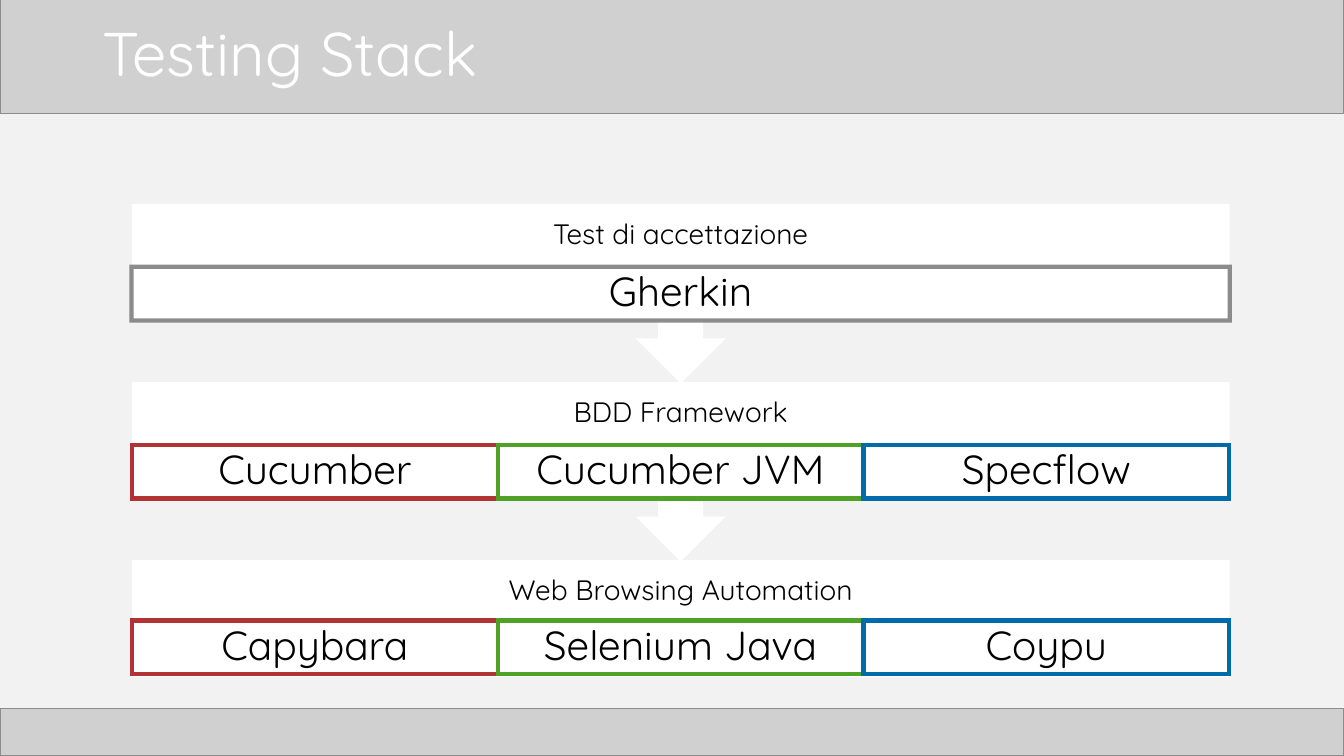
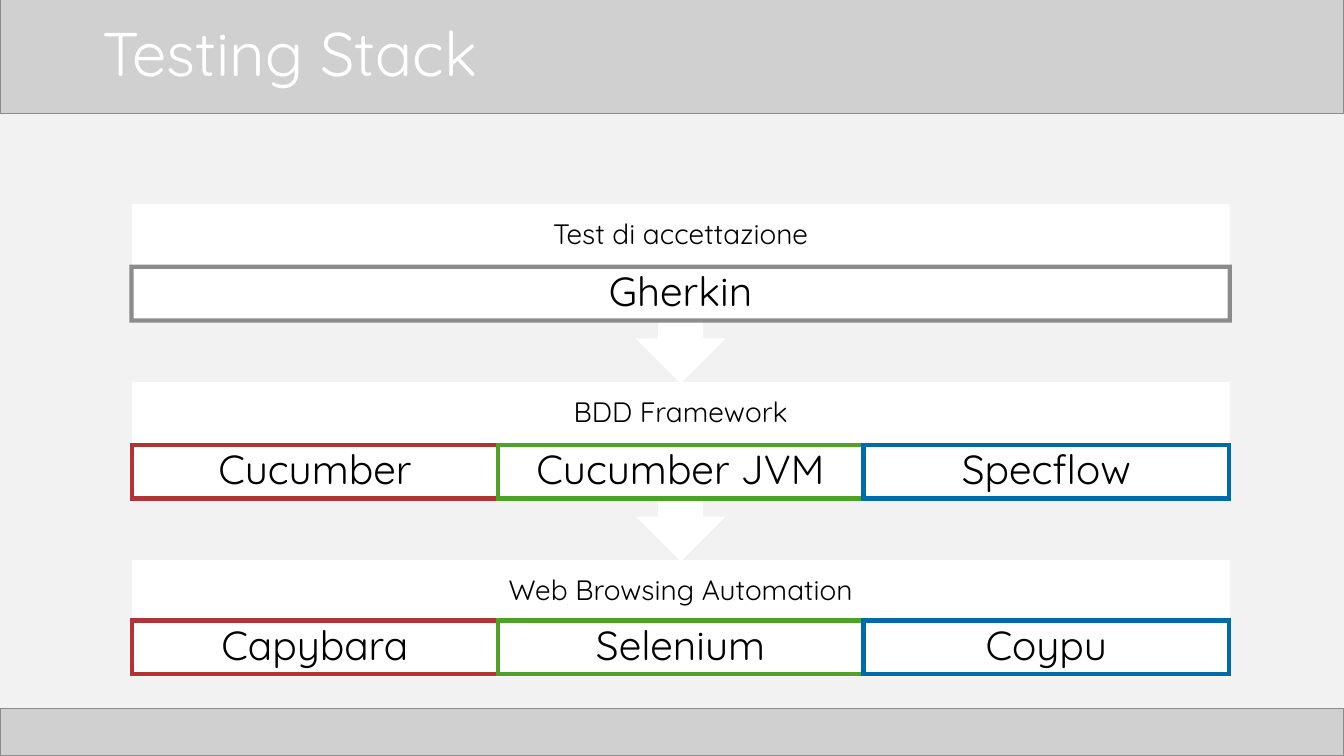
Before and after one commit to TTia/xblog-thesis, a slide deck: slide 12 of Presentazione.pptx. Drawn at 1344x756 pixels with LibreOffice and Linux fonts; fonts in the diff are those of the drawing; grey boxes stand for pictures. Boxes give left, top, right and bottom in pixels: in the first picture for what was removed or moved away, otherwise in the second. Text is boxed around its words. In the diff, an @@ line names an element or a change of style, - is before the commit and + after.

```diff
--- a/Presentazione.pptx
+++ b/Presentazione.pptx
@@ text at bbox=[596, 618, 765, 661]: text changed @@
-Selenium Java
+Selenium
```
Also in this commit, not shown: 16 other slides changed, 1 slide added, 7 other files.
